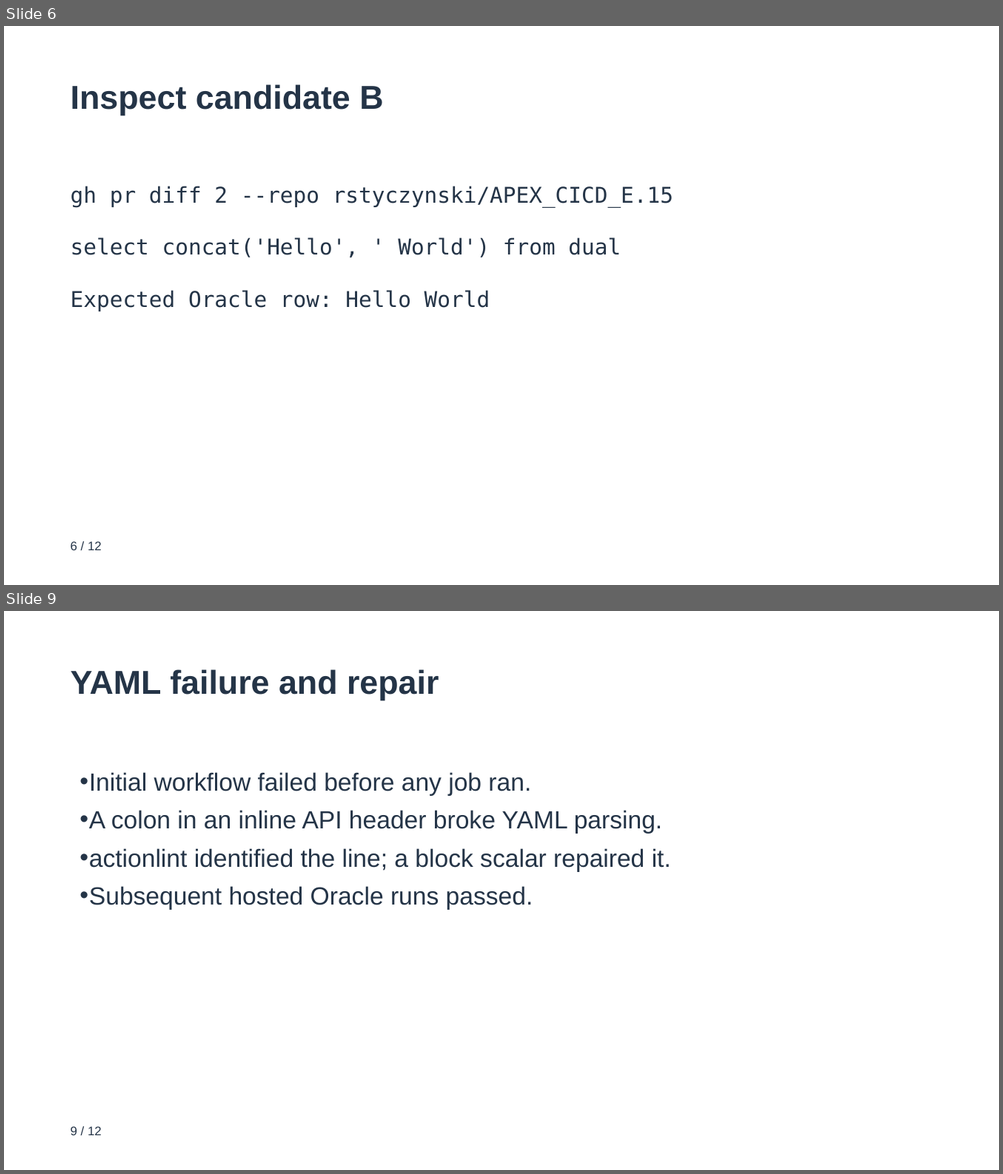
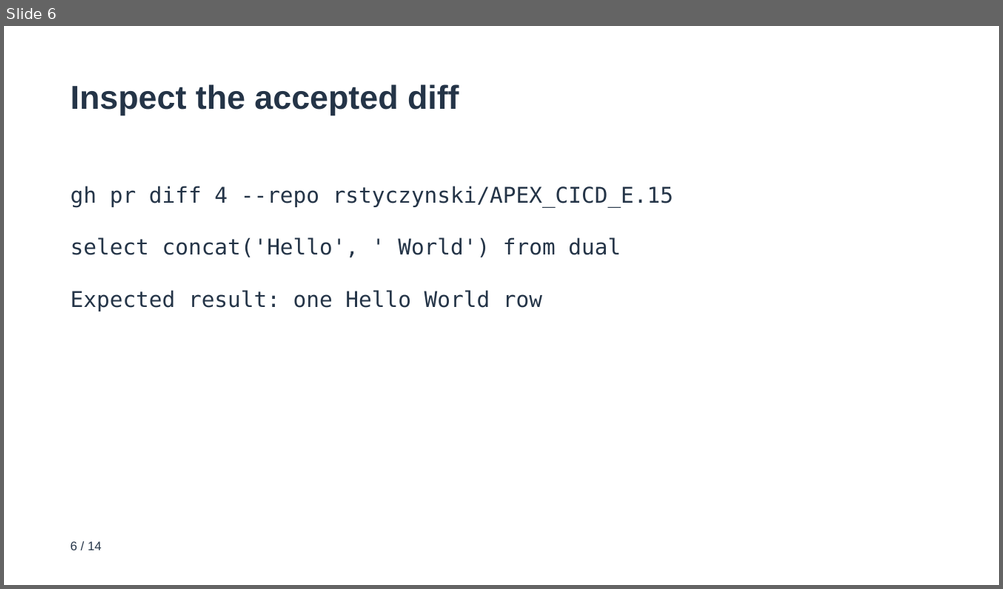
Before and after one commit to rstyczynski/APEX_CICD, a slide deck: progress/E.15/sprint_E.15_increment_demo.pptx. Shown one above the other, each under a label of ours: slides 6 and 9 before the commit, slide 6 after it; the slides between them are not shown. The pictures are 1003x1174 and 1003x589 pixels, drawn with LibreOffice and Linux fonts; fonts in the diff are those of the drawing. Boxes give left, top, right and bottom in pixels: in the first picture for what was removed or moved away, otherwise in the second. Text is boxed around its words. In the diff, an @@ line names an element or a change of style, - is before the commit and + after.

```diff
--- a/progress/E.15/sprint_E.15_increment_demo.pptx
+++ b/progress/E.15/sprint_E.15_increment_demo.pptx
@@ slide 9 removed at (4,611,999,1170), background #FFFFFF @@
@@ text removed at (71,669,438,701) @@
-YAML failure and repair
@@ text removed at (79,772,671,910) @@
-• Initial workflow failed before any job ran.
-• A colon in an inline API header broke YAML parsing.
-• actionlint identified the line; a block scalar repaired it.
-• Subsequent hosted Oracle runs passed.
@@ text removed at (71,1127,102,1136) @@
-9 / 12
@@ slide 6 changed as well @@
@@ text at (71,84,459,116): text changed @@
-Inspect candidate B
+Inspect the accepted diff
@@ text at (71,186,673,207): text changed @@
-gh pr diff 2 --repo rstyczynski/APEX_CICD_E.15
+gh pr diff 4 --repo rstyczynski/APEX_CICD_E.15
@@ text at (71,290,542,312): text changed @@
-Expected Oracle row: Hello World
+Expected result: one Hello World row
@@ text at (71,542,102,551): text changed @@
-6 / 12
+6 / 14
```
Also in this commit, not shown: 8 other slides changed, 5 slides added, 2 other slides removed, 50 other files.
